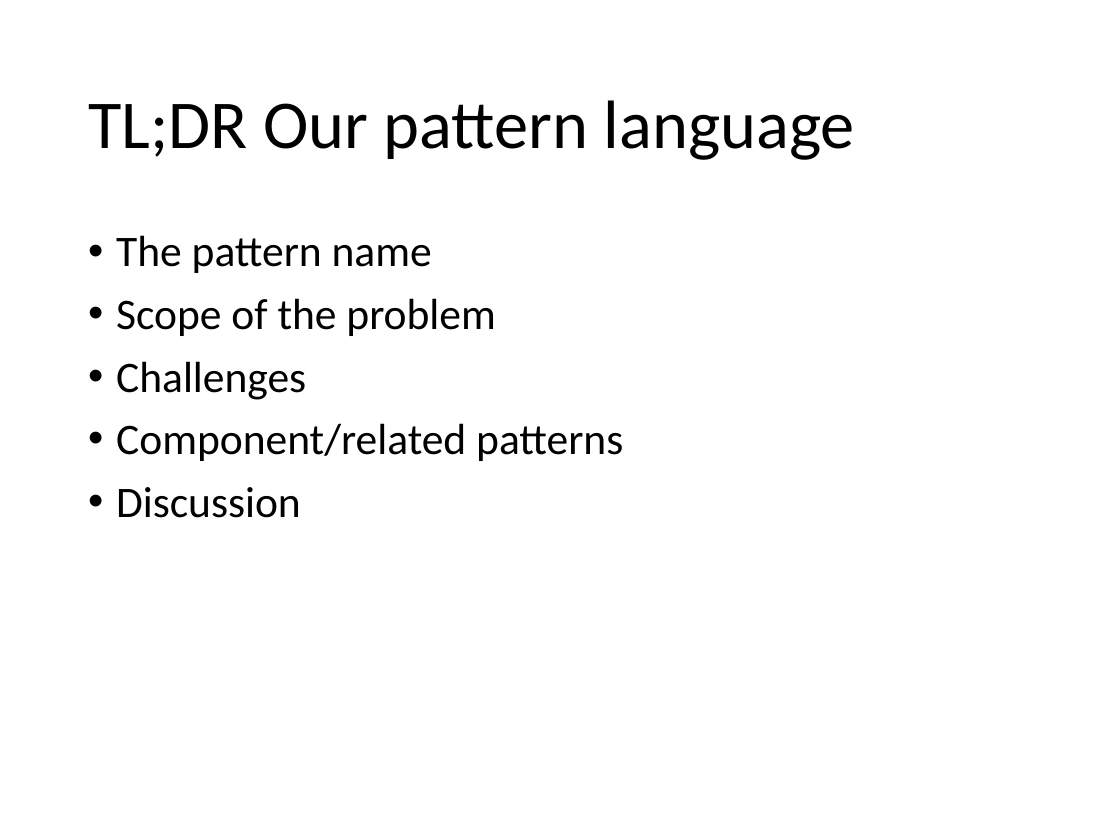
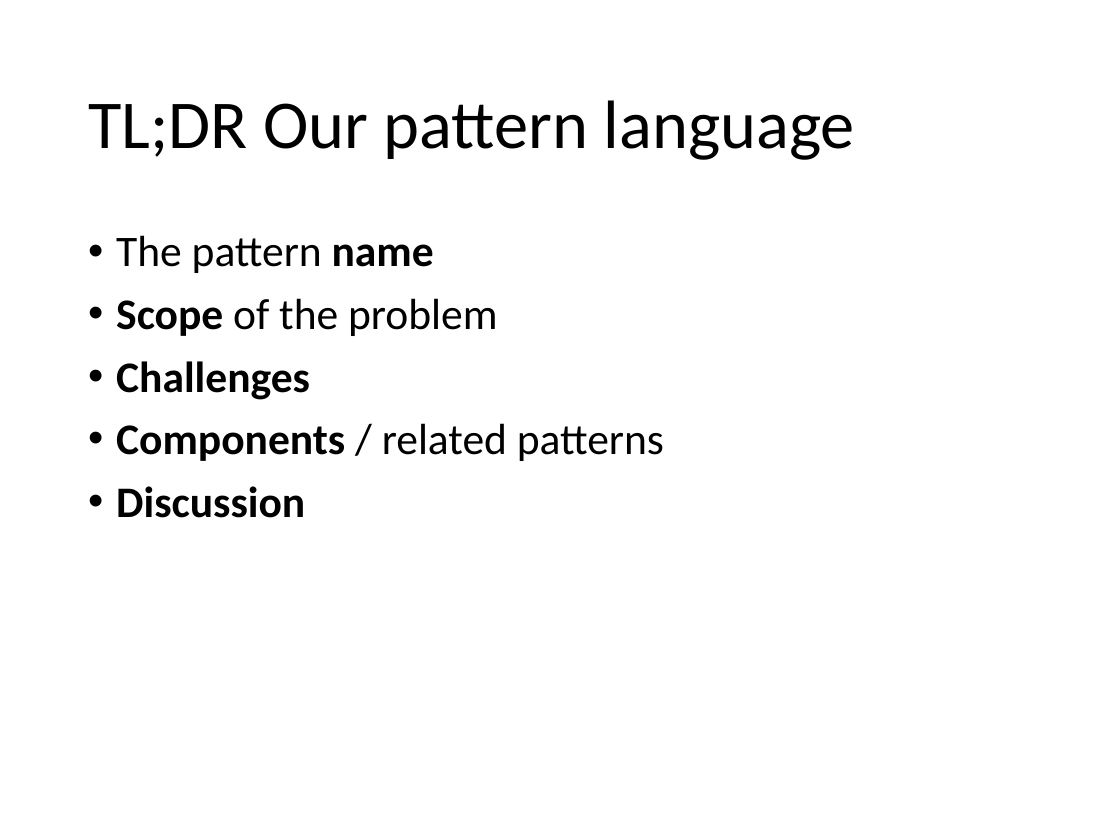
Before and after one commit to itascode/SU_SEGR_5240_18SQ, a slide deck: slide 16 of 03 - Patterns of Software Architecture.pptx (slide 15 before the commit). Drawn at 1120x840 pixels with LibreOffice and Linux fonts; fonts in the diff are those of the drawing. Boxes give left, top, right and bottom in pixels: in the first picture for what was removed or moved away, otherwise in the second. Text is boxed around its words. In the diff, an @@ line names an element or a change of style, - is before the commit and + after.

```diff
--- a/03 - Patterns of Software Architecture.pptx
+++ b/03 - Patterns of Software Architecture.pptx
@@ text at (x1=116, y1=235, x2=497, y2=518): bold on in "name", "Scope", "Challenges", "Discussion" @@
@@ text at (x1=116, y1=423, x2=664, y2=461): text changed @@
-• Component/related patterns
+• Components / related patterns
```
Also in this commit, not shown: 13 other slides changed, 2 slides added, 1 slide removed.
